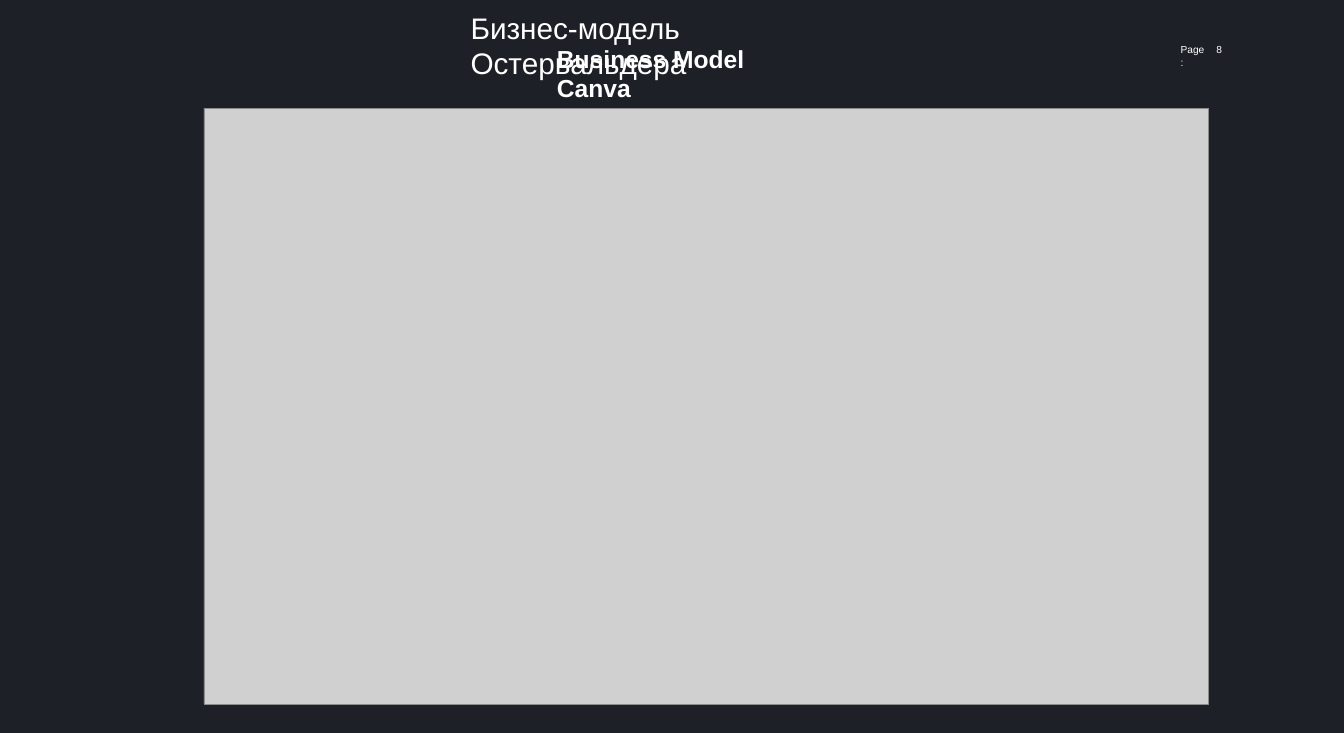
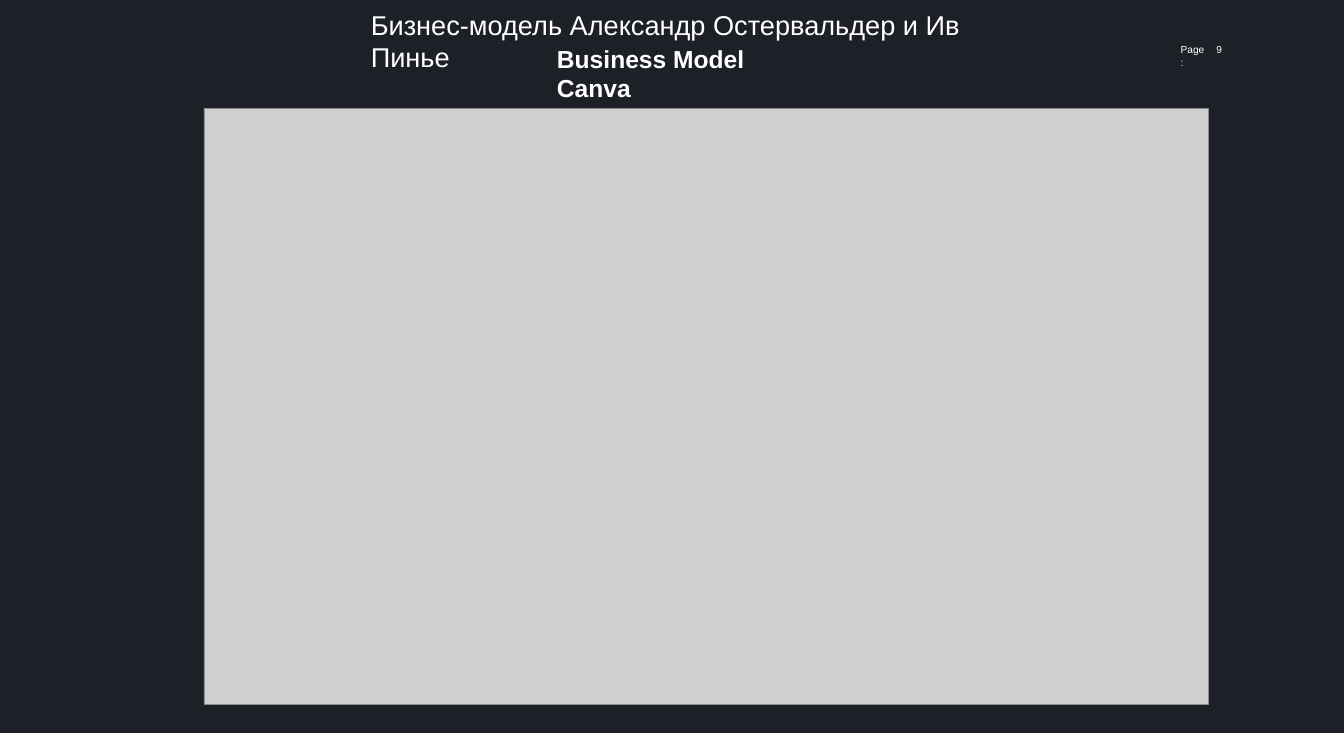
Before and after one commit to abat-voix/project-workshop, a slide deck: slide 9 of docs/мой_семинар/1. Выбираем продукт и строим бизнес-модель.pptx (slide 8 before the commit). Drawn at 1344x733 pixels with LibreOffice and Linux fonts; fonts in the diff are those of the drawing; grey boxes stand for pictures. Boxes give left, top, right and bottom in pixels: in the first picture for what was removed or moved away, otherwise in the second. Text is boxed around its words. In the diff, an @@ line names an element or a change of style, - is before the commit and + after.

```diff
--- a/docs/мой_семинар/1. Выбираем продукт и строим бизнес-модель.pptx
+++ b/docs/мой_семинар/1. Выбираем продукт и строим бизнес-модель.pptx
@@ text at (371,16,960,68): text changed; size 35 to 32 pt @@
-Бизнес-модель Остервальдера
+Бизнес-модель Александр Остервальдер и Ив Пинье
```
Also in this commit, not shown: 1 slide added, 2 other files.
